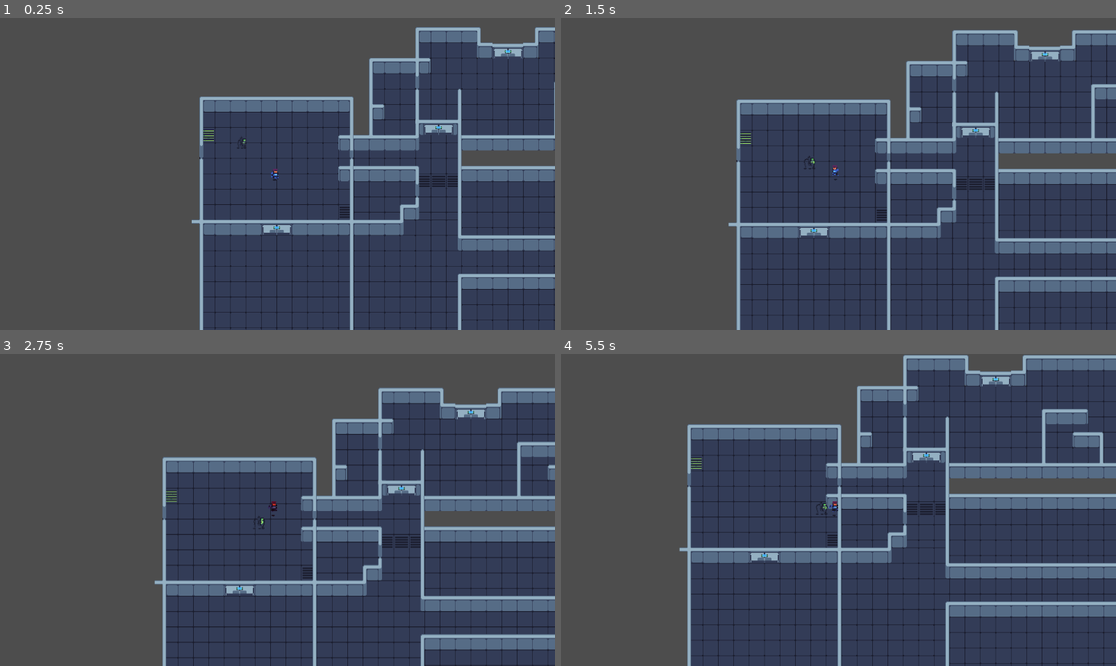
Above: before the commit, frames 1-4 (two rows, left to right).
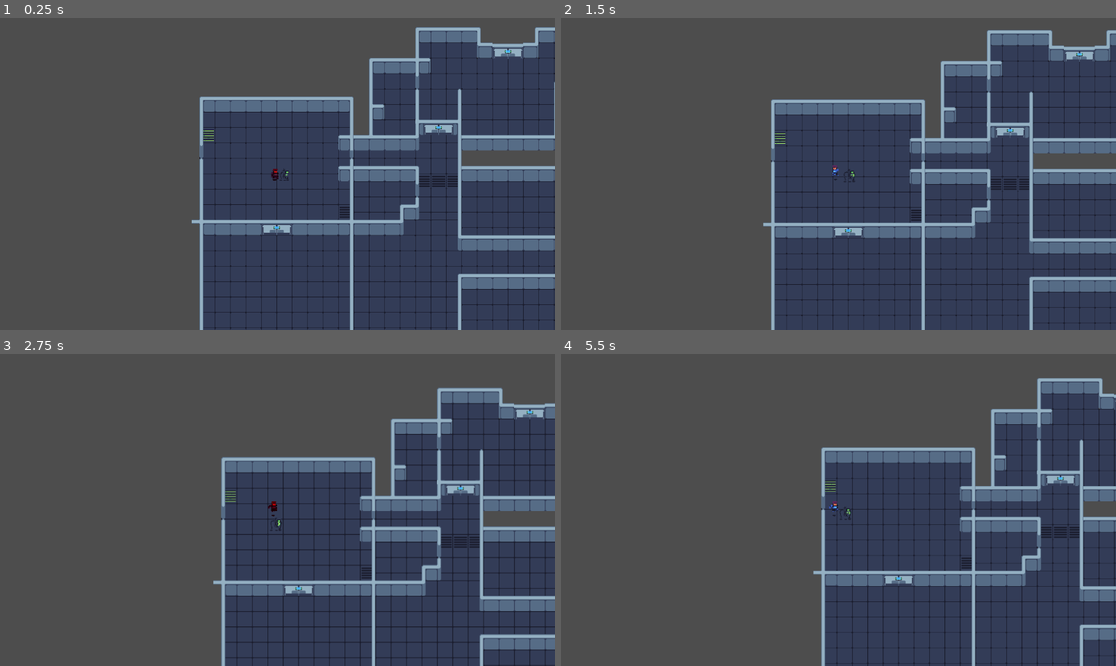
Above: after the commit, the same moments.

Repository: GerardinClement/Gamejam_forge
Game: Godot game, scene res://tile_map.tscn
Same seed, same stepped clock (60 frames per second), same inputs: the game is played once before the commit and once after it.
Inputs (mouse positions are in pixels of both pictures, inside the frame that each line leads up to):
- Up to frame 1 (0.25 s): no input
- Up to frame 2 (1.5 s): tap Enter at 0.5 s; move the mouse to (960, 158) at 0.52 s; move the mouse to (727, 189) at 1.27 s
- Up to frame 3 (2.75 s): move the mouse to (333, 441) at 2.02 s
- Up to frame 4 (5.5 s): move the mouse to (810, 572) at 2.77 s; move the mouse to (1005, 556) at 3.52 s; move the mouse to (672, 463) at 4.27 s; move the mouse to (866, 510) at 5.02 s

The runs differ from the first frame. In frame 1, less than 0.1% of the frame differs, in the area x 42-53%, y 38-53%; in frame 2, 18%; in frame 3, 23%; in frame 4, 46%, in the area x 21-100%, y 0-100%.

Commit message:
fix bug with previous commit

Diff:
--- a/player.gd
+++ b/player.gd
@@ -49,6 +49,7 @@
 		take_damage(area.get_parent())
 
 func take_damage(bullet):
+	print("take_damage")
 	PV -= 33
 	player_animation.play("damage")
 	bullet.queue_free()
--- a/player.tscn
+++ b/player.tscn
@@ -100,8 +100,8 @@
 tracks/0/interp = 1
 tracks/0/loop_wrap = true
 tracks/0/keys = {
-"times": PackedFloat32Array(0, 0.2, 0.4),
-"transitions": PackedFloat32Array(1, 1, 1),
+"times": PackedFloat32Array(0.1, 0.3, 0.5),
+"transitions": PackedFloat32Array(0.392292, 3.24901, 1),
 "update": 0,
 "values": [Color(1, 1, 1, 1), Color(0.882353, 0, 0.0980392, 1), Color(1, 1, 1, 1)]
 }
@@ -118,7 +118,7 @@
 "times": PackedFloat32Array(0),
 "transitions": PackedFloat32Array(1),
 "update": 0,
-"values": [Color(1, 1, 1, 0)]
+"values": [Color(1, 1, 1, 1)]
 }
 
 [sub_resource type="AnimationLibrary" id="AnimationLibrary_d01wx"]
@@ -128,7 +128,6 @@
 }
 
 [node name="Player" type="CharacterBody2D"]
-modulate = Color(1, 1, 1, 0)
 collision_mask = 10
 script = ExtResource("1_yfuhs")
 
@@ -141,7 +140,7 @@
 position = Vector2(-8, -12)
 scale = Vector2(0.505067, 0.553075)
 sprite_frames = SubResource("SpriteFrames_p5bdb")
-animation = &"run"
+animation = &"idle"
 
 [node name="Timer" type="Timer" parent="."]
 wait_time = 2.0
--- a/tile_map.tscn
+++ b/tile_map.tscn
@@ -4817,6 +4817,8 @@
 layer_2/name = "Stripes"
 layer_2/tile_data = PackedInt32Array()
 
+[node name="octopus" parent="." instance=ExtResource("5_wbw7w")]
+
 [node name="Player" parent="." instance=ExtResource("3_gudsx")]
 position = Vector2(2, 1)
 
@@ -4844,6 +4846,3 @@
 position = Vector2(432, 320)
 collision_layer = 0
 collision_mask = 0
-
-[node name="octopus" parent="." instance=ExtResource("5_wbw7w")]
-position = Vector2(-81, -77)
